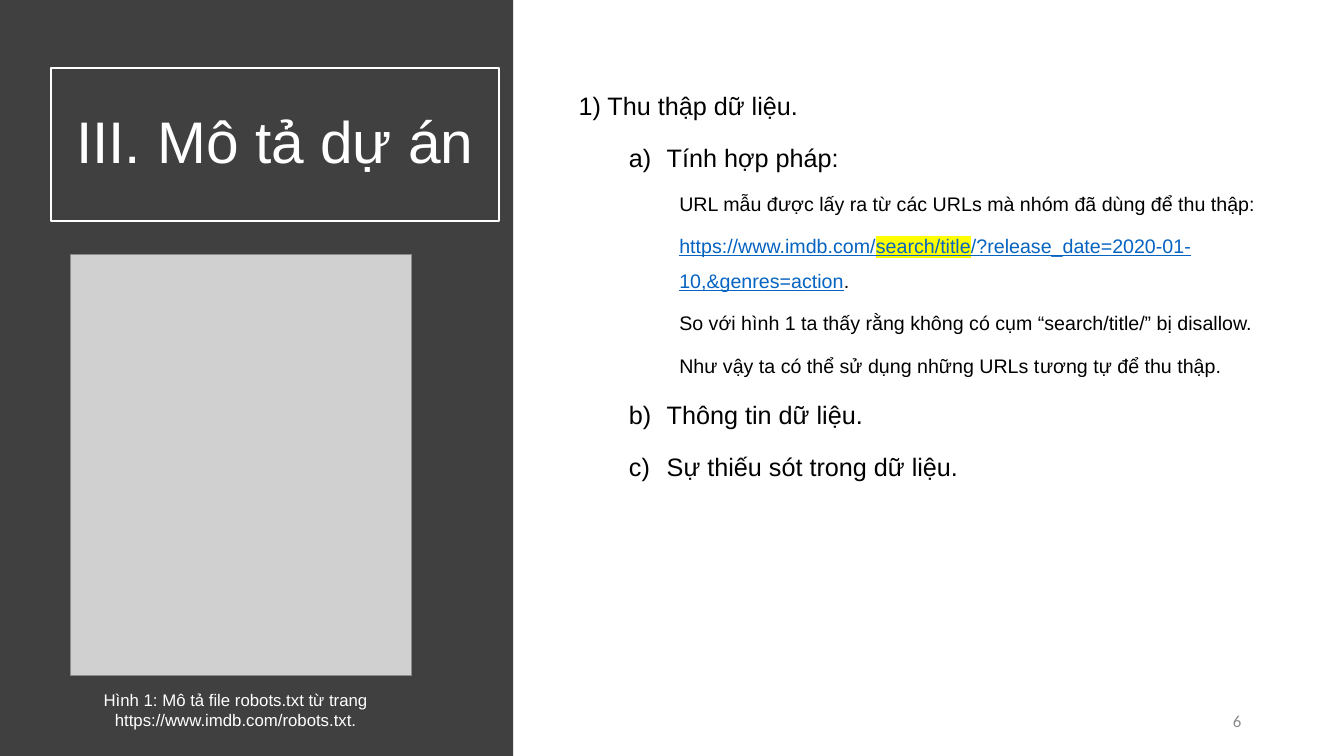
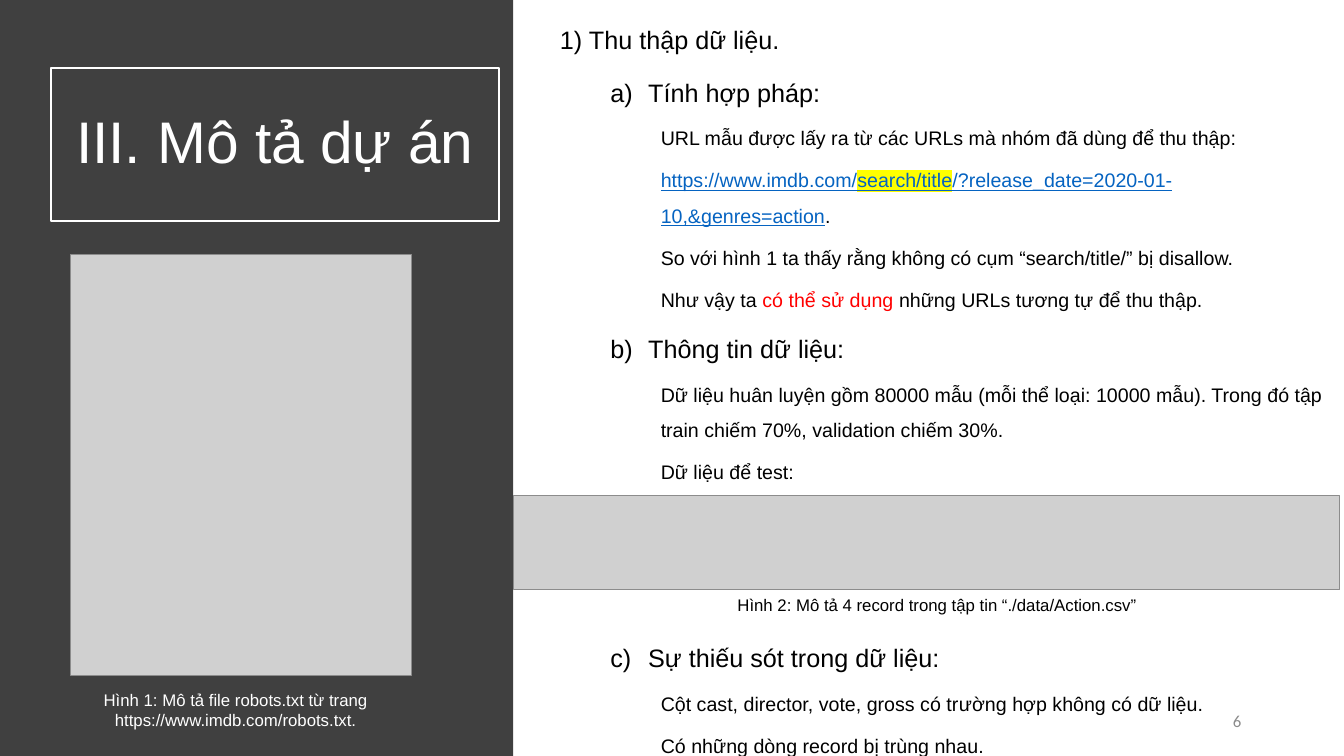
Before and after one commit to vietph34/DS_Final_project, a slide deck: slide 6 of doc/report.pptx. Drawn at 1344x756 pixels with LibreOffice and Linux fonts; fonts in the diff are those of the drawing; grey boxes stand for pictures. Boxes give left, top, right and bottom in pixels: in the first picture for what was removed or moved away, otherwise in the second. Text is boxed around its words. In the diff, an @@ line names an element or a change of style, - is before the commit and + after.

```diff
--- a/doc/report.pptx
+++ b/doc/report.pptx
@@ text "1) Thu thập dữ liệu.": place and size @@
-text "1) Thu thập dữ liệu." at (579,96,1255,482)
+text "1) Thu thập dữ liệu." at (560,30,1322,756)
@@ text at (661,292,1203,311): text colour #000000 to #FF0000 in "có thể sử dụng" @@
@@ text at (648,339,1322,756): text changed; size 18 to 14 pt @@
-  b) Thông tin dữ liệu.
-  c) Sự thiếu sót trong dữ liệu.
+  b) Thông tin dữ liệu:
+    Dữ liệu huân luyện gồm 80000 mẫu (mỗi thể loại: 10000 mẫu). Trong đó tập train chiếm 70%, validation chiếm 30%.
+    Dữ liệu để test:
+  c) Sự thiếu sót trong dữ liệu:
+    Cột cast, director, vote, gross có trường hợp không có dữ liệu.
+    Có những dòng record bị trùng nhau.
@@ picture added at (513,496,1340,590) @@
@@ text added at (737,598,1136,615), 12 pt, text #000000 @@
+Hình 2: Mô tả 4 record trong tập tin “./data/Action.csv”
```
